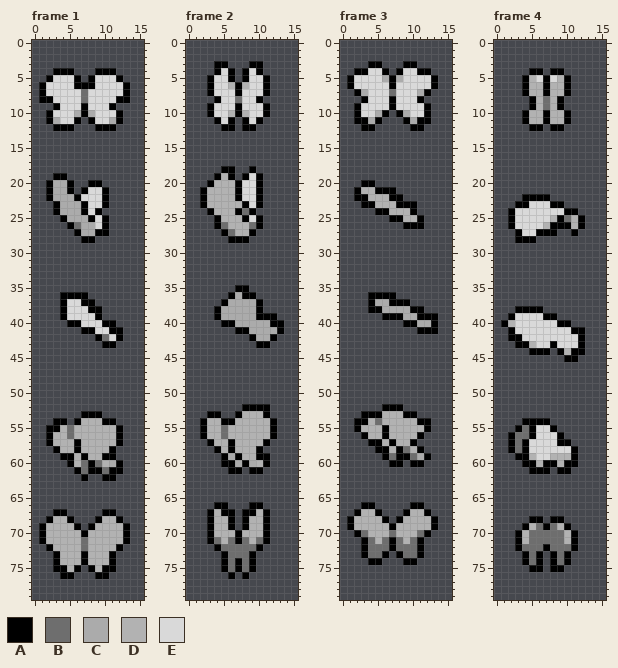
File history of a pixel-art file, assets/texture/butterfly_16px/butterfly.aseprite. Above: the version before the commit.
16x80 pixels, 5 frames. Shown: frame 1, frame 2, frame 3, frame 4. The commit also changed other frames, which this record leaves out.
Palette (. is transparent): A #000000  B #6e6e6e  C #ababab  D #b2b2b2  E #d9d9d9
New version:
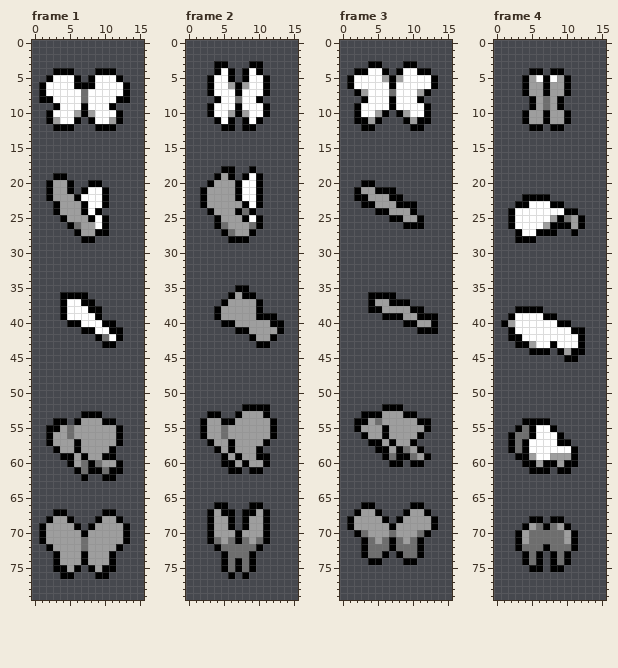
The commit says: butterfly sprite change to palette mode
Change:
colour D: #b2b2b2 -> #9e9e9e
colour E: #d9d9d9 -> #ffffff
Changed rows in their new state; - is a pixel that keeps its letter.
Frame 1, layer "spritesheet":
first column x 3:
10 ---D-D---
11 D-------D
first column x 3:
20 DD----
21 DD----
22 DDD---
23 -DDD--
24 -DDD--
25 --DDD-
26 ----DD
27 ----DD
first column x 11:
60 D
Frame 2, layer "spritesheet":
first column x 5:
36 --D-----
37 -DDDD---
38 DDDDD---
39 DDDDD---
40 --DDDDD-
41 ----DDDD
42 -----DD-
first column x 6:
59 D---
60 -D-D
Frame 3, layer "spritesheet":
first column x 3:
 5 ---D-D---
 7 D-------D
10 --D---D--
11 -D-----D-
first column x 5:
37 DD------
38 -DDDD---
39 ----DD--
40 ------DD
first column x 11:
59 D
